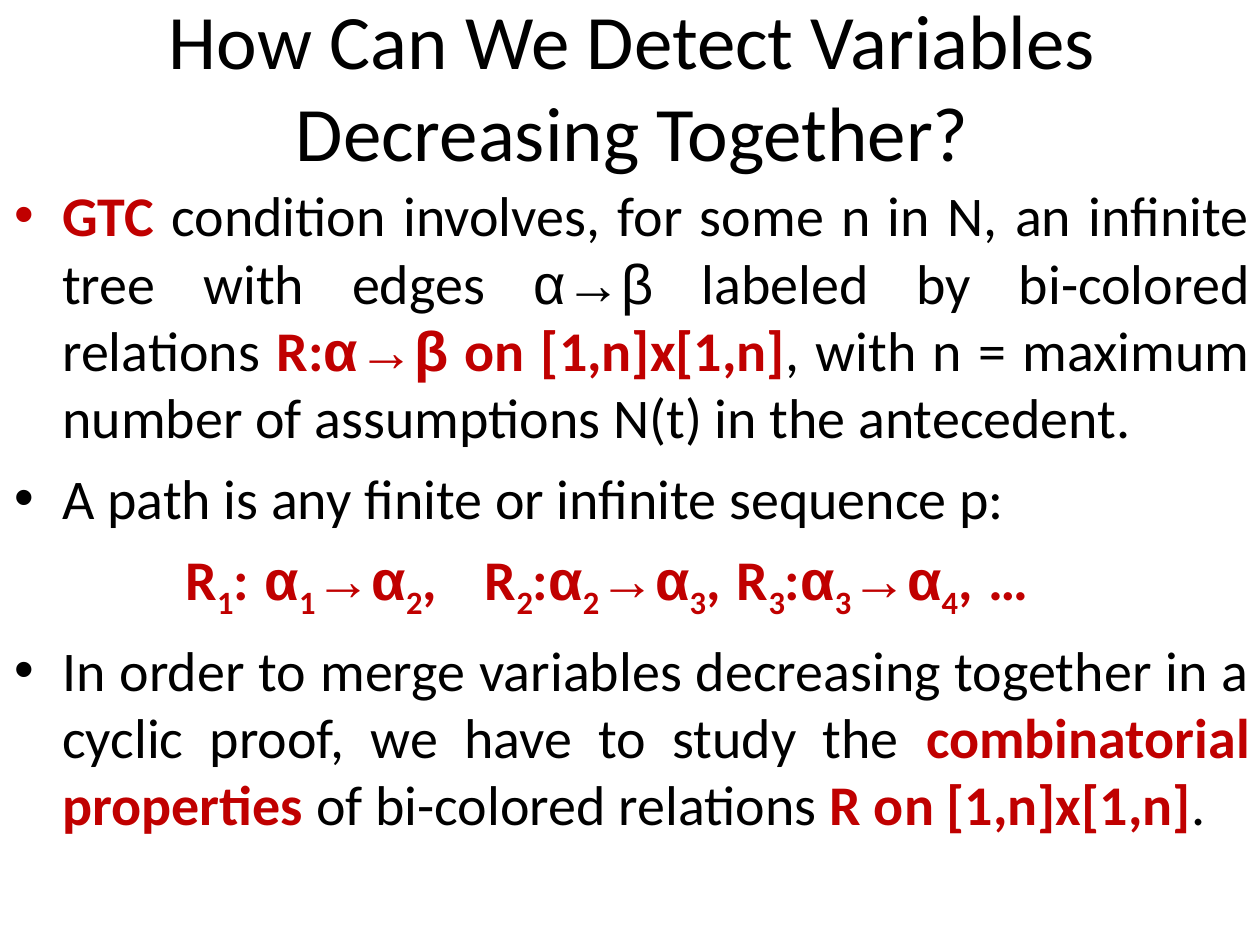
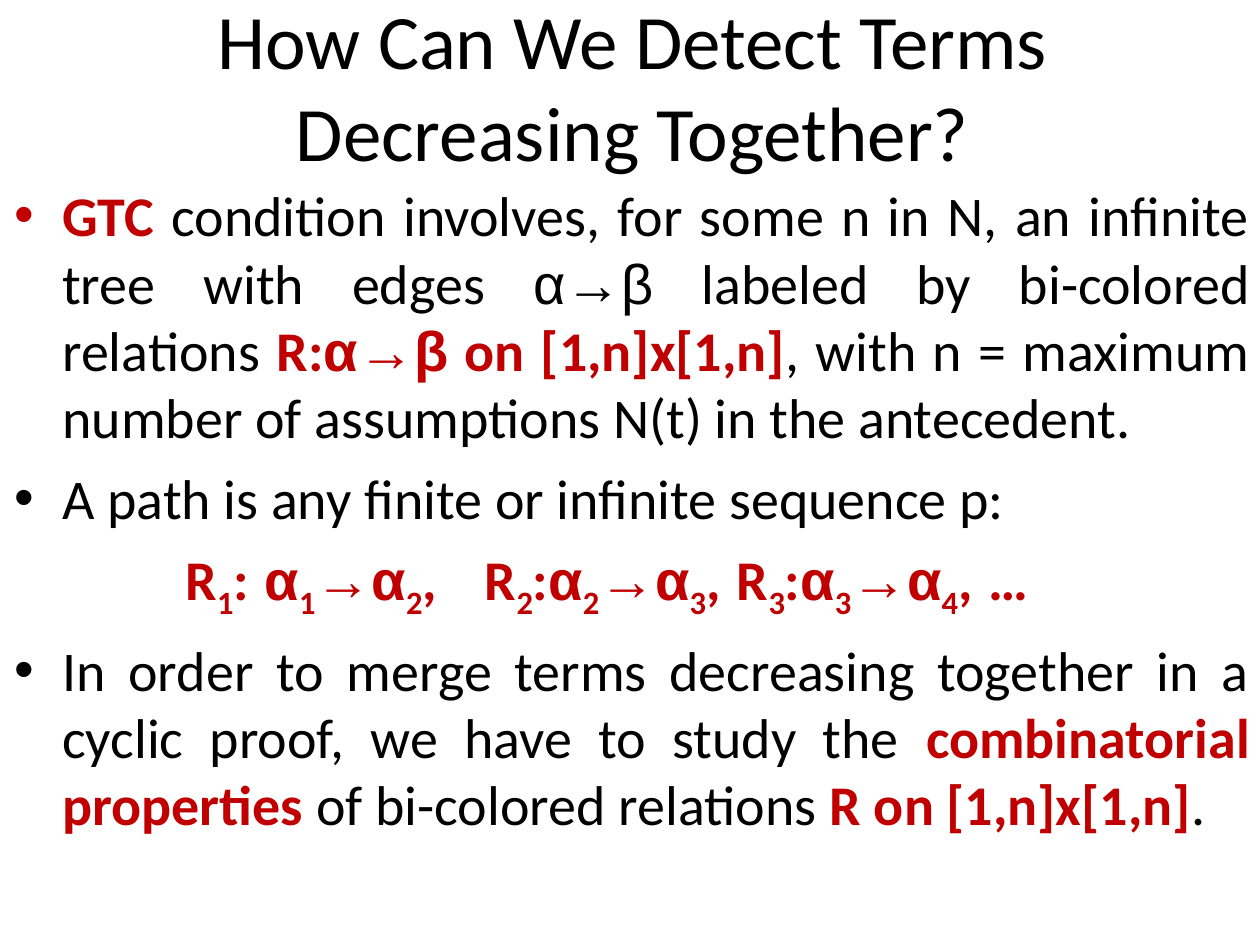
Before and after one commit to stefanoangeloberardi/GTC-injective, a slide deck: slide 9 of PDF/20260219-FUEFUKI24-Isawa Onsen-Injectivity-Slides.ppt. Drawn at 1260x945 pixels with LibreOffice and Linux fonts; fonts in the diff are those of the drawing. Boxes give left, top, right and bottom in pixels: in the first picture for what was removed or moved away, otherwise in the second. Text is boxed around its words. In the diff, an @@ line names an element or a change of style, - is before the commit and + after.

```diff
--- a/PDF/20260219-FUEFUKI24-Isawa Onsen-Injectivity-Slides.ppt
+++ b/PDF/20260219-FUEFUKI24-Isawa Onsen-Injectivity-Slides.ppt
@@ title at [217, 19, 1046, 175]: text changed @@
-How Can We Detect Variables Decreasing Together?
+How Can We Detect Terms Decreasing Together?
@@ text at [62, 652, 1250, 834]: text changed @@
-• In order to merge variables decreasing together in a cyclic proof, we have to study the combinatorial properties of bi-colored relations R on [1,n]x[1,n].
+• In order to merge terms decreasing together in a cyclic proof, we have to study the combinatorial properties of bi-colored relations R on [1,n]x[1,n].
```
Also in this commit, not shown: 3 other slides changed.
